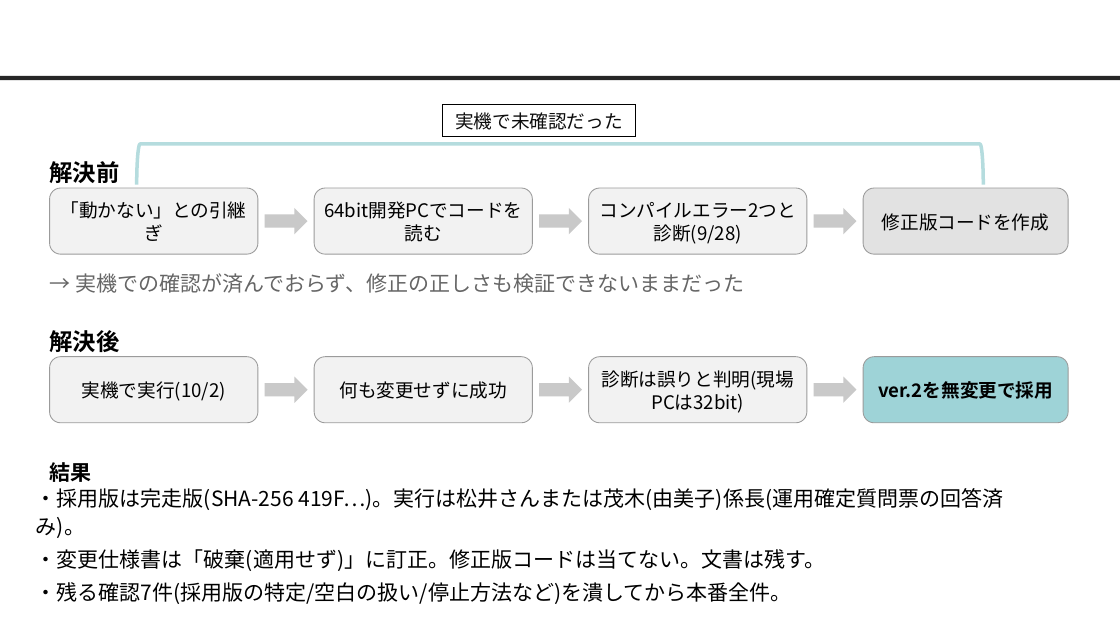
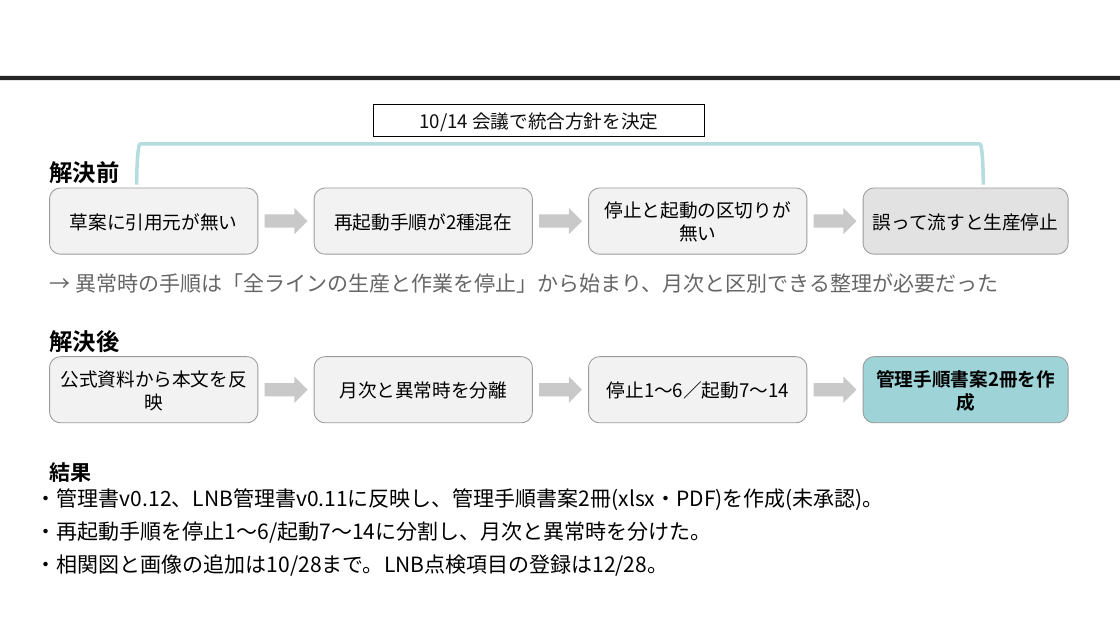
Before and after one commit to nk-shino/work_vault, a slide deck: slide 4 of workvault-sync/10_業務全般/業務報告/10月業務報告(篠原).pptx. Drawn at 1120x630 pixels with LibreOffice and Linux fonts; fonts in the diff are those of the drawing; background and template pictures are left out. Boxes give left, top, right and bottom in pixels: in the first picture for what was removed or moved away, otherwise in the second. Text is boxed around its words. In the diff, an @@ line names an element or a change of style, - is before the commit and + after.

```diff
--- a/workvault-sync/10_業務全般/業務報告/10月業務報告(篠原).pptx
+++ b/workvault-sync/10_業務全般/業務報告/10月業務報告(篠原).pptx
@@ rectangle "10/14 会議で統合方針を決定": place and size @@
-rectangle "10/14 会議で統合方針を決定" at [443,104,635,136]
+rectangle "10/14 会議で統合方針を決定" at [374,104,705,136]
@@ text in rectangle at [420,112,658,132]: text changed @@
-実機で未確認だった
+10/14 会議で統合方針を決定
@@ text in rounded rectangle at [605,201,791,242]: text changed @@
-コンパイルエラー2つと診断(9/28)
+停止と起動の区切りが無い
@@ text in rounded rectangle at [70,213,237,231]: text changed @@
-「動かない」との引継ぎ
+草案に引用元が無い
@@ text in rounded rectangle at [334,213,512,231]: text changed @@
-64bit開発PCでコードを読む
+再起動手順が2種混在
@@ text in rounded rectangle at [873,213,1058,231]: text changed @@
-修正版コードを作成
+誤って流すと生産停止
@@ text at [75,273,998,293]: text changed @@
-→ 実機での確認が済んでおらず、修正の正しさも検証できないままだった
+→ 異常時の手順は「全ラインの生産と作業を停止」から始まり、月次と区別できる整理が必要だった
@@ text in rounded rectangle at [61,370,247,411]: text changed @@
-実機で実行(10/2)
+公式資料から本文を反映
@@ text in rounded rectangle at [339,381,506,399]: text changed @@
-何も変更せずに成功
+月次と異常時を分離
@@ text in rounded rectangle at [607,381,789,399]: text changed @@
-診断は誤りと判明(現場PCは32bit)
+停止1〜6／起動7〜14
@@ text in rounded rectangle at [876,370,1055,388]: text changed @@
-ver.2を無変更で採用
+管理手順書案2冊を作成
@@ title at [36,488,884,510]: text changed @@
-Topics1-2 診断の誤りと実機での採用
+Topics 2 PanaCIM・LNB管理手順書の整備
@@ text at [36,488,884,576]: text changed @@
-・採用版は完走版(SHA-256 419F…)。実行は松井さんまたは茂木(由美子)係長(運用確定質問票の回答済み)。
-・変更仕様書は「破棄(適用せず)」に訂正。修正版コードは当てない。文書は残す。
-・残る確認7件(採用版の特定/空白の扱い/停止方法など)を潰してから本番全件。
+・管理書v0.12、LNB管理書v0.11に反映し、管理手順書案2冊(xlsx・PDF)を作成(未承認)。
+・再起動手順を停止1〜6/起動7〜14に分割し、月次と異常時を分けた。
+・相関図と画像の追加は10/28まで。LNB点検項目の登録は12/28。
```
Also in this commit, not shown: 4 other slides changed, 4 other files.
